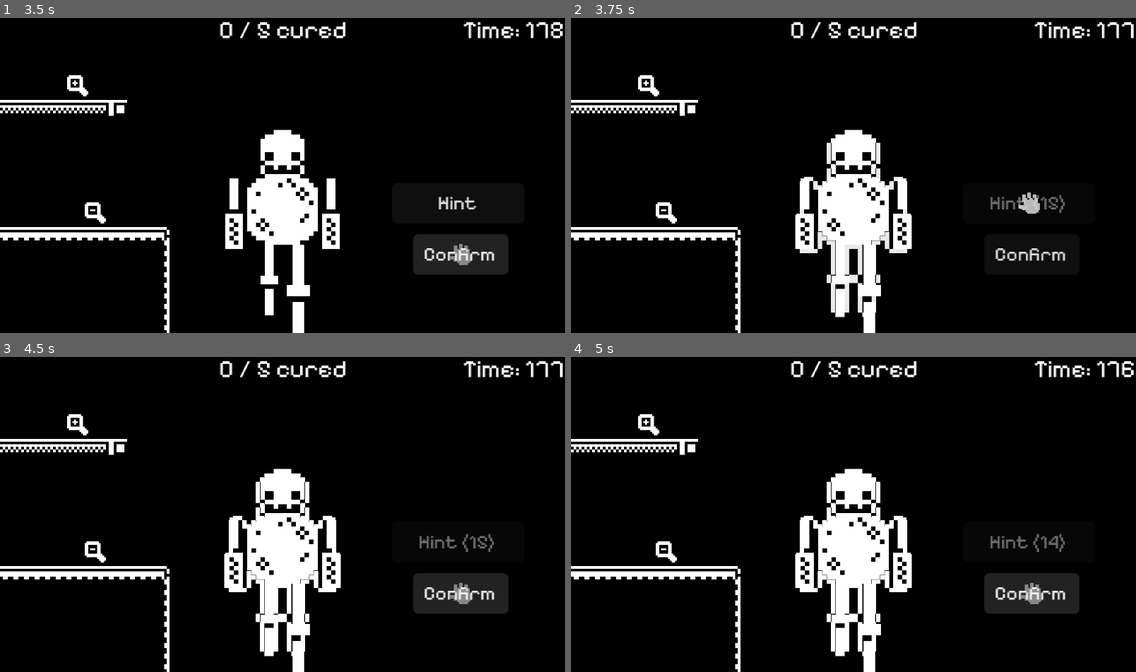
Above: before the commit, frames 1-4 (two rows, left to right).
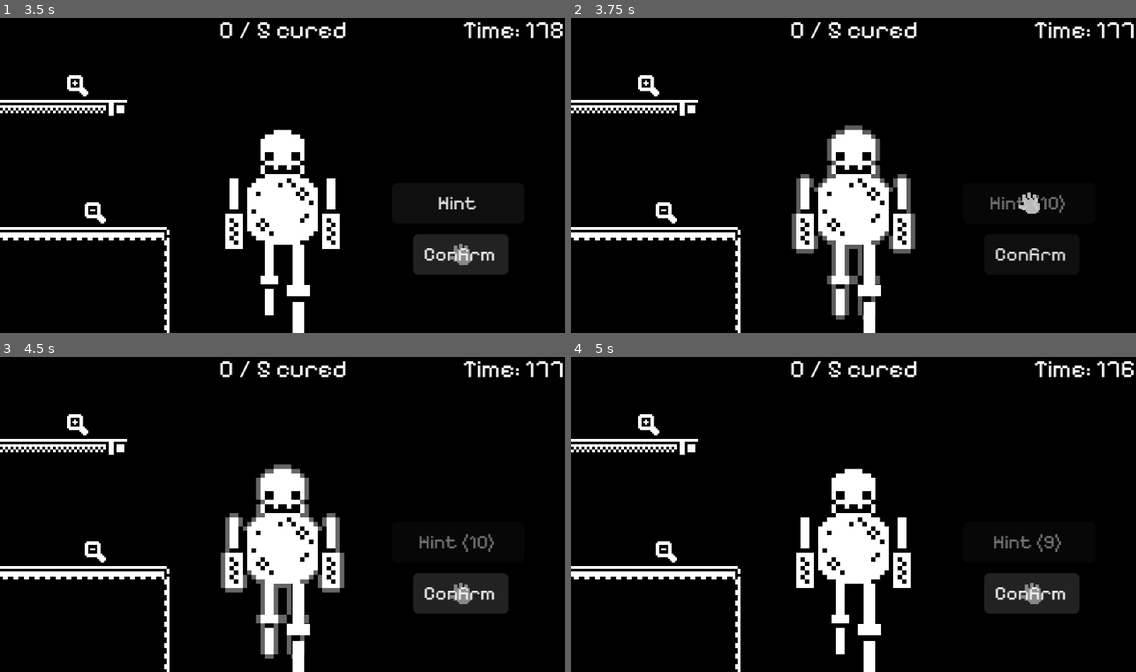
Above: after the commit, the same moments.

Repository: SushiOnToast/out-of-scale
Game: Godot game, scene res://scenes/UI/menu.tscn
Two runs of this game, one before a commit and one after it. Both use one fixed random seed, a clock stepped at 60 frames per second and the inputs below.
Inputs:
- Up to frame 1 (3.5 s): click "Play" at 0.5 s; click "Hint" at 1.25 s; click "Confirm" at 2 s; click "Confirm" at 2.75 s
- Up to frame 2 (3.75 s): click "Hint" at 3.5 s
- Up to frame 3 (4.5 s): click "Confirm" at 4.25 s
- Up to frame 4 (5 s): no input

Frame 1 is identical in both runs. In frame 2, 1.9% of the frame differs, in the area x 39-87%, y 34-96%; in frame 3, 2.0%; in frame 4, 1.7%.

Commit message:
fix hint system

Diff:
--- a/scenes/UI/menu.tscn
+++ b/scenes/UI/menu.tscn
@@ -4,6 +4,8 @@
 [ext_resource type="PackedScene" uid="uid://xftl8kd7g1af" path="res://scenes/player.tscn" id="2_2tfbb"]
 [ext_resource type="Texture2D" uid="uid://c440l78d43j3i" path="res://graphics/UI/menu_click.png" id="3_iysyy"]
 [ext_resource type="Texture2D" uid="uid://d2byevc4x7urn" path="res://graphics/UI/menu.png" id="4_ny0ke"]
+
+[sub_resource type="Theme" id="Theme_iysyy"]
 
 [node name="Menu" type="Control" unique_id=1001180836]
 layout_mode = 3
@@ -47,6 +49,7 @@
 offset_right = 20.5
 offset_bottom = 31.0
 grow_horizontal = 2
+theme = SubResource("Theme_iysyy")
 text = "Play"
 
 [node name="Player" parent="." unique_id=1200589926 instance=ExtResource("2_2tfbb")]
--- a/scenes/entity/entity.gd
+++ b/scenes/entity/entity.gd
@@ -1,7 +1,8 @@
 extends CharacterBody2D
-@export var outline_texture : Texture
 var body_parts : Array
 var shape
+
+@onready var outline = $Sprite2D
 
 func _ready() -> void:
 	body_parts = find_children("*", "Area2D")
--- a/scenes/entity/entity_1.tscn
+++ b/scenes/entity/entity_1.tscn
@@ -34,7 +34,6 @@
 collision_layer = 0
 collision_mask = 0
 script = ExtResource("1_olp71")
-outline_texture = ExtResource("2_b1j4r")
 
 [node name="CollisionShape2D" type="CollisionShape2D" parent="." unique_id=601728405]
 position = Vector2(0, 11)
@@ -126,3 +125,8 @@
 [node name="CollisionShape2D" type="CollisionShape2D" parent="Torso/Area2D" unique_id=118643076]
 position = Vector2(0, 8)
 shape = SubResource("CircleShape2D_2obgo")
+
+[node name="Sprite2D" type="Sprite2D" parent="." unique_id=950037390]
+modulate = Color(1, 1, 1, 0)
+position = Vector2(0, 11)
+texture = ExtResource("2_b1j4r")
--- a/scenes/entity/entity_2.tscn
+++ b/scenes/entity/entity_2.tscn
@@ -4,6 +4,7 @@
 [ext_resource type="Script" uid="uid://bkw7qjddat5ci" path="res://scenes/entity/extras/anchor_part.gd" id="1_s6re3"]
 [ext_resource type="Script" uid="uid://pw126bvpeonv" path="res://scenes/entity/entity.gd" id="1_yo4rt"]
 [ext_resource type="Texture2D" uid="uid://cjvsfdnwoi8ql" path="res://graphics/characters/entities/anomaly2/torso.png" id="2_i8rbn"]
+[ext_resource type="Texture2D" uid="uid://dp6hddxckx7xb" path="res://graphics/characters/entities/anomaly2/outline.png" id="2_kwynk"]
 [ext_resource type="Script" uid="uid://dkm3ss7u0yghx" path="res://scenes/entity/extras/body_part.gd" id="2_yo4rt"]
 [ext_resource type="Texture2D" uid="uid://fpp3x3k0gq7v" path="res://graphics/characters/entities/anomaly2/legs.png" id="4_yo4rt"]
 
@@ -69,3 +70,8 @@
 visible = false
 position = Vector2(0, 11)
 shape = SubResource("RectangleShape2D_d5hc8")
+
+[node name="Sprite2D" type="Sprite2D" parent="." unique_id=1868194930]
+modulate = Color(1, 1, 1, 0)
+position = Vector2(0, 11)
+texture = ExtResource("2_kwynk")
--- a/scenes/entity/entity_3.tscn
+++ b/scenes/entity/entity_3.tscn
@@ -7,6 +7,7 @@
 [ext_resource type="Texture2D" uid="uid://bjx2n1j3klhwc" path="res://graphics/characters/entities/anomaly3/torso.png" id="4_x0cbd"]
 [ext_resource type="Texture2D" uid="uid://bghlvvmhdne8g" path="res://graphics/characters/entities/anomaly3/leg.png" id="6_veiy6"]
 [ext_resource type="Texture2D" uid="uid://ddrkg4kuvjhpc" path="res://graphics/characters/entities/anomaly3/arm.png" id="7_ld85f"]
+[ext_resource type="Texture2D" uid="uid://vlxacyv8218u" path="res://graphics/characters/entities/anomaly3/outline.png" id="8_sxc4o"]
 
 [sub_resource type="RectangleShape2D" id="RectangleShape2D_f8w55"]
 size = Vector2(4, 16)
@@ -121,3 +122,8 @@
 [node name="CollisionShape2D" type="CollisionShape2D" parent="." unique_id=1116388485]
 position = Vector2(0, 9)
 shape = SubResource("RectangleShape2D_kwl81")
+
+[node name="Sprite2D" type="Sprite2D" parent="." unique_id=1810284717]
+modulate = Color(1, 1, 1, 0)
+position = Vector2(0, 9)
+texture = ExtResource("8_sxc4o")
--- a/scenes/entity/entity_4.tscn
+++ b/scenes/entity/entity_4.tscn
@@ -8,6 +8,7 @@
 [ext_resource type="Texture2D" uid="uid://l5r3118nxh3v" path="res://graphics/characters/entities/anomaly4/torso.png" id="6_5j3lq"]
 [ext_resource type="Texture2D" uid="uid://cc12v6whlbbaf" path="res://graphics/characters/entities/anomaly4/arm.png" id="7_s22il"]
 [ext_resource type="Texture2D" uid="uid://dg57vu2puu202" path="res://graphics/characters/entities/anomaly4/legs.png" id="8_fml7u"]
+[ext_resource type="Texture2D" uid="uid://omm6ob3xpjvk" path="res://graphics/characters/entities/anomaly4/outline.png" id="9_e0b84"]
 
 [sub_resource type="RectangleShape2D" id="RectangleShape2D_f8w55"]
 size = Vector2(2, 17)
@@ -125,3 +126,8 @@
 [node name="CollisionShape2D" type="CollisionShape2D" parent="." unique_id=1017405764]
 position = Vector2(-2, 10)
 shape = SubResource("RectangleShape2D_0r4r8")
+
+[node name="Sprite2D" type="Sprite2D" parent="." unique_id=1503451271]
+modulate = Color(1, 1, 1, 0)
+position = Vector2(-2, 10)
+texture = ExtResource("9_e0b84")
--- a/scenes/level.gd
+++ b/scenes/level.gd
@@ -2,25 +2,25 @@
 var minigame_scene = preload("res://scenes/minigame.tscn")
 var entity_scenes = [
 	preload("res://scenes/entity/entity_1.tscn"),
-	#preload("res://scenes/entity/entity_2.tscn"),
-	#preload("res://scenes/entity/entity_3.tscn"),
-	#preload("res://scenes/entity/entity_4.tscn")
+	preload("res://scenes/entity/entity_2.tscn"),
+	preload("res://scenes/entity/entity_3.tscn"),
+	preload("res://scenes/entity/entity_4.tscn")
 ]
 
 @onready var ui_layer = $UI
 var player_original_parent: Node = null
 var current_entity: CharacterBody2D
 
-@export var hint_cooldown_duration: float = 15.0
-@export var hint_show_duration: float = 1.5
+@export var hint_cooldown_duration: float = 10.0
+@export var hint_show_duration: float = 0.75
 var hint_cooldown_remaining: float = 0.0
+@export var hint_max_alpha: float = 0.4
 
 func _ready() -> void:
 	_show_initial_round_screen()
 
 	Global.start_new_round()
 	create_new_entity()
-	$UI/TextureRect.modulate.a = 0.0
 
 func _show_initial_round_screen() -> void:
 	var round_screen = $"UI/Round Screen"
@@ -69,15 +69,6 @@
 	current_entity.position = Vector2(160, 90)
 	current_entity.scale = Global.entity_scale
 	$Entities.add_child(current_entity)
-	if current_entity.shape is RectangleShape2D:
-		var collision_shape_node = current_entity.get_node("CollisionShape2D")
-		var world_pos = collision_shape_node.global_position
-		var raw_size = current_entity.shape.size * Global.entity_scale
-		var even_size = Vector2(round(raw_size.x / 2.0) * 2.0, round(raw_size.y / 2.0) * 2.0)
-		$UI/TextureRect.size = even_size
-		$UI/TextureRect.position = world_pos - (even_size / 2.0)
-	$UI/TextureRect.texture = current_entity.outline_texture
-	$UI/TextureRect.modulate.a = 0.0
 
 func trigger_minigame(type: int):
 	Global.minigame_mode = true
@@ -139,7 +130,6 @@
 
 	tween.chain().tween_interval(1.2)  # hold fully visible
 
-	# do the actual round setup while the screen still fully covers everything
 	tween.chain().tween_callback(func():
 		Global.start_new_round()
 		create_new_entity()
@@ -156,7 +146,11 @@
 	play_hint_animation()
 
 func play_hint_animation() -> void:
+	if not current_entity:
+		return
+
+	var outline_sprite = current_entity.outline
 	var tween = create_tween()
-	tween.tween_property($UI/TextureRect, "modulate:a", 1.0, 0.2)
+	tween.tween_property(outline_sprite, "modulate:a", hint_max_alpha, 0.2)
 	tween.tween_interval(hint_show_duration)
-	tween.tween_property($UI/TextureRect, "modulate:a", 0.0, 0.4)
+	tween.tween_property(outline_sprite, "modulate:a", 0.0, 0.2)
--- a/scenes/level.tscn
+++ b/scenes/level.tscn
@@ -940,6 +940,7 @@
 text = "Hint"
 
 [node name="Round Screen" type="ColorRect" parent="UI" unique_id=248872637]
+visible = false
 anchors_preset = 15
 anchor_right = 1.0
 anchor_bottom = 1.0
Binary file added: graphics/UI/buttons.png
Not shown, added: graphics/UI/buttons.png.import
Binary file changed: graphics/characters/entities/anomaly1/outline.png
Binary file added: graphics/characters/entities/anomaly2/outline.png
Not shown, added: graphics/characters/entities/anomaly2/outline.png.import
Binary file added: graphics/characters/entities/anomaly3/outline.png
Not shown, added: graphics/characters/entities/anomaly3/outline.png.import
Binary file added: graphics/characters/entities/anomaly4/outline.png
Not shown, added: graphics/characters/entities/anomaly4/outline.png.import
